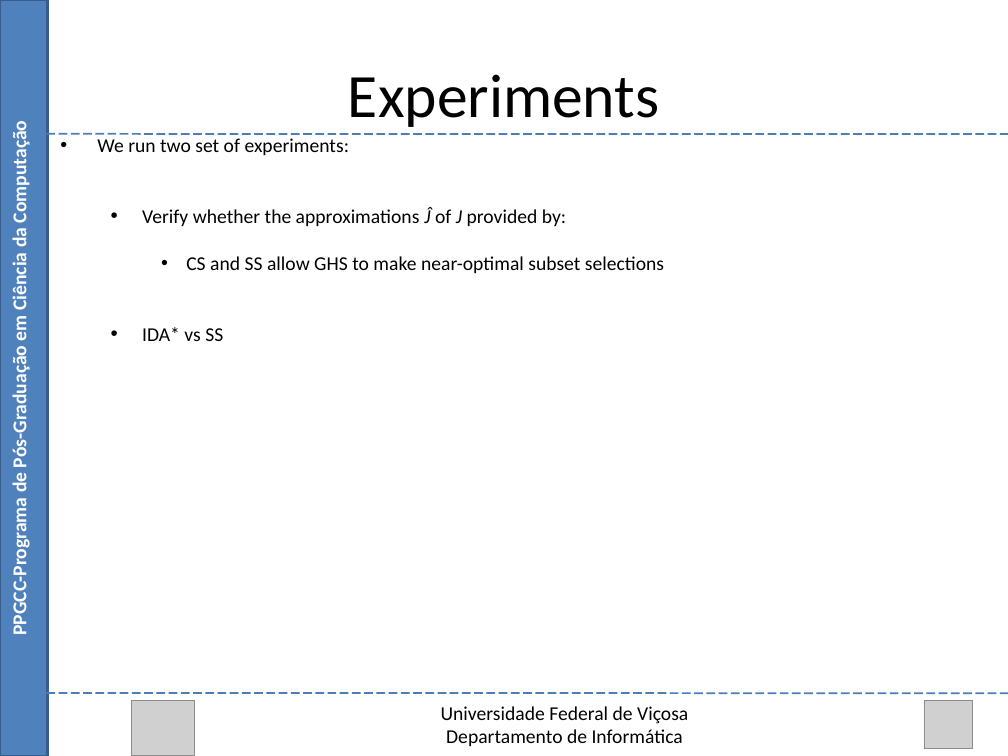
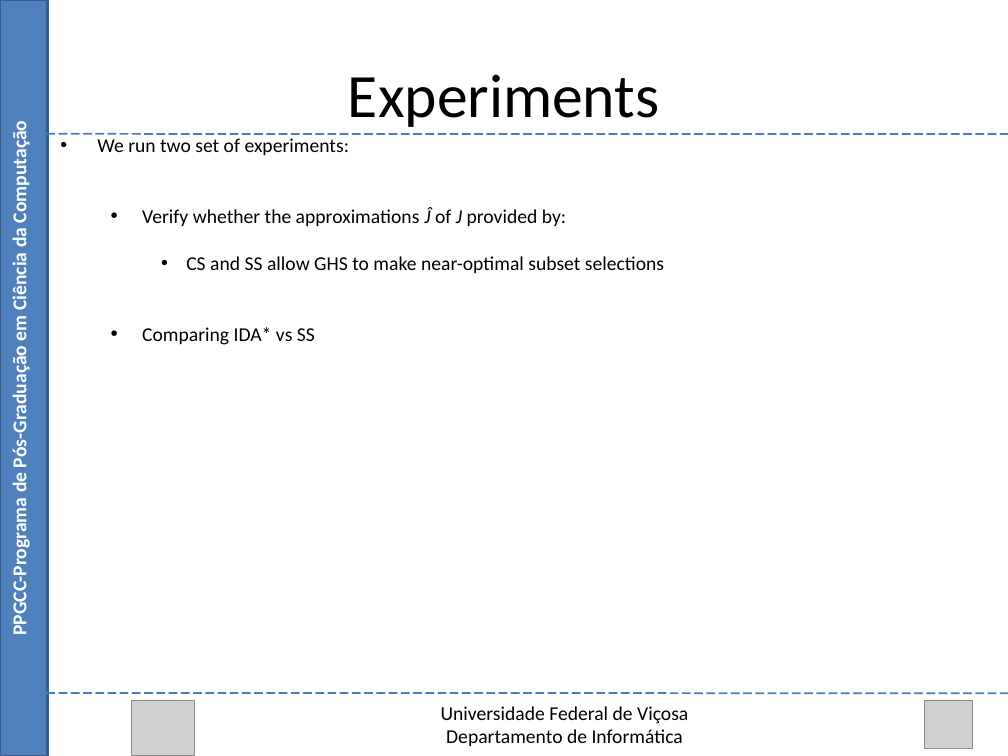
Before and after one commit to Marvinsky/research-marvin, a slide deck: slide 45 of latex/odp/selection heuristics.odp. Drawn at 1008x756 pixels with LibreOffice and Linux fonts; fonts in the diff are those of the drawing; grey boxes stand for pictures. Boxes give left, top, right and bottom in pixels: in the first picture for what was removed or moved away, otherwise in the second. Text is boxed around its words. In the diff, an @@ line names an element or a change of style, - is before the commit and + after.

```diff
--- a/latex/odp/selection heuristics.odp
+++ b/latex/odp/selection heuristics.odp
@@ text at (x1=142, y1=327, x2=315, y2=345): text changed @@
-  • IDA* vs SS
+  • Comparing IDA* vs SS
```
Also in this commit, not shown: 4 other slides changed, 2 slides added, 10 other files.
